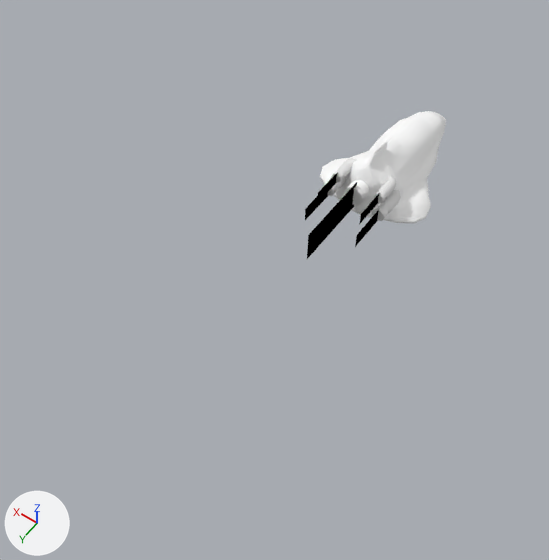
The Blender file trunk/media/models/vehicles/shuttle/shuttle.blend, before and after one commit.
Both versions are drawn from a 50 mm lens placed at (-11.3, 26.2, 25.6), pointed at (2.1, 7.4, -4.0). The lights are fixed; the arrows at lower left show +X, +Y and +Z.

Before the edit, the objects in view are built like this:
```python
ob_plane_001 = bpy.data.objects.new('Plane.001', me_plane_001)
ob_plane_001.parent = ob_shuttle
ob_plane_001.location = (0.00774, 4.597, 0.192)
ob_plane_001.rotation_euler = (1.571, 0.0873, 1.571)  # degrees (90, 5, 90)
ob_plane_001.scale = (2.52, 2.52, 2.52)
ob_plane_002 = bpy.data.objects.new('Plane.002', me_plane_001)
ob_plane_002.parent = ob_shuttle
ob_plane_002.location = (1.129, 4.065, 0.552)
ob_plane_002.rotation_euler = (1.571, 0.0873, 1.571)  # degrees (90, 5, 90)
ob_plane_002.scale = (1.07, 1.07, 1.07)
ob_plane_003 = bpy.data.objects.new('Plane.003', me_plane_003)
ob_plane_003.parent = ob_shuttle
ob_plane_003.location = (1.367, 4.354, -0.199)
ob_plane_003.rotation_euler = (1.571, 0.0873, 1.571)  # degrees (90, 5, 90)
ob_plane_003.scale = (1.26, 1.26, 1.26)
ob_plane_004 = bpy.data.objects.new('Plane.004', me_plane_004)
ob_plane_004.parent = ob_shuttle
ob_plane_004.location = (-1.361, 4.354, -0.199)
ob_plane_004.rotation_euler = (1.571, 0.0873, 1.571)  # degrees (90, 5, 90)
ob_plane_004.scale = (1.26, 1.26, 1.26)
ob_plane_005 = bpy.data.objects.new('Plane.005', me_plane_005)
ob_plane_005.parent = ob_shuttle
ob_plane_005.location = (-1.122, 4.065, 0.552)
ob_plane_005.rotation_euler = (1.571, 0.0873, 1.571)  # degrees (90, 5, 90)
ob_plane_005.scale = (1.07, 1.07, 1.07)
ob_shuttle = bpy.data.objects.new('Shuttle', me_shuttle)
ob_shuttle.location = (0.0, -0.41, -0.18)
ob_shuttle.rotation_euler = (0.0873, 0.0, 0.0)  # degrees (5, 0, 0)
ob_supportengine = bpy.data.objects.new('SupportEngine', me_supportengine)
ob_supportengine.parent = ob_shuttle
ob_supportengine.location = (0.0, -0.0024, 0.294)
ob_supportengine.rotation_euler = (1.484, 0.0, 0.0)  # degrees (85, 0, 0)
ob_supportengine.scale = (1.36, 1.36, 1.36)
```
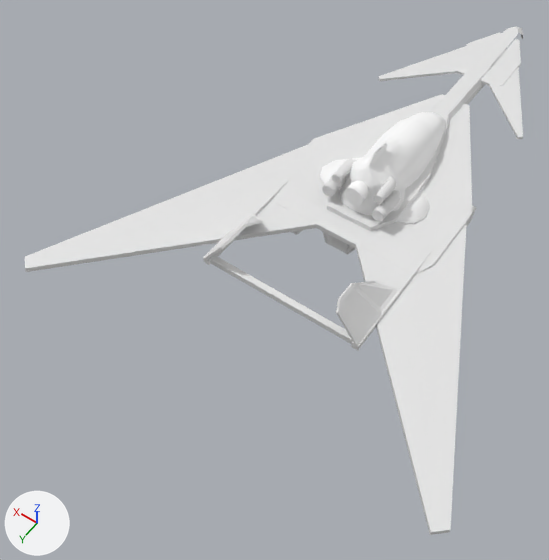
Commit message: - added shuttle launcher

Location of each change, (x1, y1, x2, y2) in pixels of the pictures (549 x 560 px):
'Plane.011', added
    after: (356, 222, 467, 535)
'Plane.014', added
    after: (267, 94, 472, 274)
'Plane.010', added
    after: (25, 145, 317, 272)
'Shuttle', moved
    before: (320, 111, 446, 223)
    after: (319, 112, 446, 224)
'Cube.007', added
    after: (326, 26, 523, 231)
'Cube.013', added
    after: (204, 212, 398, 347)
'Cube.014', added
    after: (203, 178, 352, 344)
'SupportEngine', moved
    before: (322, 158, 401, 221)
    after: (322, 159, 400, 222)
'Plane.012', added
    after: (489, 66, 523, 139)
'Plane.007', added
    after: (379, 47, 464, 81)
'Plane.001', hidden (black)
    before: (307, 182, 357, 259)
'Plane.013', added
    after: (481, 39, 521, 87)
'Plane.006', added
    after: (449, 32, 502, 75)
'Cube.011', added
    after: (351, 249, 431, 351)
'MainEngine', moved
    before: (344, 180, 369, 205)
    after: (344, 181, 369, 206)
'Cube.010', added
    after: (323, 232, 356, 254)
'Plane.004', hidden
    before: (355, 210, 379, 247)
'Plane.002', hidden
    before: (317, 172, 338, 203)
'Plane.003', hidden
    before: (305, 192, 328, 220)
'Plane.005', hidden
    before: (359, 193, 380, 225)
'Cube.008', added
    after: (292, 230, 303, 235)

Patch to the scene script:
```diff
--- a/trunk/media/models/vehicles/shuttle/shuttle.blend.py
+++ b/trunk/media/models/vehicles/shuttle/shuttle.blend.py
@@ me_plane_007 @@
+me_plane_007.from_pydata([(-0.16, -0.09, -0.96), (-0.16, 1.91, -0.96), (-0.16, -0.09, -0.83), (-0.16, 1.91, -0.83), (5.84, 1.91, -0.83), (5.84, 1.91, -0.96), (5.84, 2.17, -0.96), (5.84, 2.17, -0.83), (-0.16, 2.17, -0.83), (-0.16, 2.17, -0.96)], [], [(0, 2, 4, 5), (2, 3, 4), (1, 0, 5), (4, 3, 8, 7), (5, 4, 7, 6), (3, 1, 9, 8), (1, 5, 6, 9), (9, 6, 7, 8)])
@@ me_plane_011 @@
+me_plane_011.from_pydata([(0.04, -0.01, -4.34), (-0.96, -0.01, -4.34), (0.04, -0.01, -3.72), (-0.96, -0.01, -3.72), (-0.96, -3.01, -3.72), (-0.96, -3.01, -4.34), (-1.09, -3.01, -4.34), (-1.09, -3.01, -3.72), (-1.09, -0.01, -3.72), (-1.09, -0.01, -4.34)], [], [(0, 2, 4, 5), (2, 3, 4), (1, 0, 5), (4, 3, 8, 7), (5, 4, 7, 6), (3, 1, 9, 8), (1, 5, 6, 9), (9, 6, 7, 8)])
@@ me_plane_012 @@
+me_plane_012.from_pydata([(0.33, -0.27, -4.34), (0.4, -1.27, -4.34), (0.33, -0.27, -3.72), (0.4, -1.27, -3.72), (-2.6, -1.48, -3.72), (-2.6, -1.48, -4.34), (-2.59, -1.61, -4.34), (-2.59, -1.61, -3.72), (0.4, -1.4, -3.72), (0.4, -1.4, -4.34)], [], [(0, 2, 4, 5), (2, 3, 4), (1, 0, 5), (4, 3, 8, 7), (5, 4, 7, 6), (3, 1, 9, 8), (1, 5, 6, 9), (9, 6, 7, 8)])
@@ ob_shuttle @@
 ob_shuttle = bpy.data.objects.new('Shuttle', me_shuttle)
-ob_shuttle.location = (0.0, -0.41, -0.18)
+ob_shuttle.location = (0.0, -0.39, -0.2)
 ob_shuttle.rotation_euler = (0.0873, 0.0, 0.0)  # degrees (5, 0, 0)
@@ ob_plane_005 @@
 ob_plane_005.scale = (1.07, 1.07, 1.07)
+ob_plane_005.hide_set(True)  # its collection is switched off
@@ ob_plane_004 @@
 ob_plane_004.scale = (1.26, 1.26, 1.26)
+ob_plane_004.hide_set(True)  # its collection is switched off
@@ ob_plane_003 @@
 ob_plane_003.scale = (1.26, 1.26, 1.26)
+ob_plane_003.hide_set(True)  # its collection is switched off
@@ ob_plane_002 @@
 ob_plane_002.scale = (1.07, 1.07, 1.07)
+ob_plane_002.hide_set(True)  # its collection is switched off
@@ ob_plane_001 @@
 ob_plane_001.scale = (2.52, 2.52, 2.52)
+ob_plane_001.hide_set(True)  # its collection is switched off
@@ ob_plane_007 @@
+ob_plane_007 = bpy.data.objects.new('Plane.007', me_plane_007)
+ob_plane_007.location = (1.51, -11.13, 0.0)
+ob_plane_007.rotation_euler = (0.0, 0.0, 0.785)  # degrees (0, 0, 45)
@@ ob_plane_010 @@
+ob_plane_010 = bpy.data.objects.new('Plane.010', me_plane_011)
+ob_plane_010.location = (3.51, -0.66, 0.53)
+ob_plane_010.rotation_euler = (0.0, 0.0, -0.75)  # degrees (0, 0, -43)
+ob_plane_010.scale = (5.4, -5.4, 0.432)
@@ ob_plane_011 @@
+ob_plane_011 = bpy.data.objects.new('Plane.011', me_plane_012)
+ob_plane_011.location = (-5.99, -0.66, 0.53)
+ob_plane_011.rotation_euler = (0.0, 0.0, -0.75)  # degrees (0, 0, -43)
+ob_plane_011.scale = (5.4, -5.4, 0.432)
@@ ob_plane_012 @@
+ob_plane_012 = bpy.data.objects.new('Plane.012', me_plane_007.copy())
+ob_plane_012.location = (-1.55, -11.13, 0.0)
+ob_plane_012.rotation_euler = (0.0, 0.0, -0.785)  # degrees (0, 0, -45)
+ob_plane_012.scale = (-1.0, 1.0, 1.0)
@@ ob_cube_007 @@
+ob_cube_007 = bpy.data.objects.new('Cube.007', me_cube)  # 69 vertices, 65 faces, 1 loose edge; spans x -13.9..5.3, y -0.4..1.1, z -1.9..1.9
+ob_cube_007.location = (0.0, -0.94, -1.79)
+ob_cube_007.rotation_euler = (1.571, 0.0, 1.571)  # degrees (90, 0, 90)
@@ ob_plane_006 @@
+ob_plane_006 = bpy.data.objects.new('Plane.006', me_plane_002)  # 22 vertices, 21 faces; spans x -1.22..0.0, y -3.0..1.69, z -0.11..0.11
+ob_plane_006.location = (1.62, -10.3, -0.9)
@@ ob_cube_008 @@
+ob_cube_008 = bpy.data.objects.new('Cube.008', me_cube_008)  # 24 vertices, 22 faces; spans x -0.6..0.6, y -1.91..5.11, z -0.38..0.38
+ob_cube_008.location = (2.52, 0.54, -1.85)
@@ ob_plane_013 @@
+ob_plane_013 = bpy.data.objects.new('Plane.013', me_plane_002.copy())
+ob_plane_013.location = (-1.65, -10.3, -0.9)
+ob_plane_013.scale = (-1.0, 1.0, 1.0)
@@ ob_plane_014 @@
+ob_plane_014 = bpy.data.objects.new('Plane.014', me_plane_017)  # 36 vertices, 39 faces; spans x -8.06..0.99, y -8.1..3.79, z -0.22..0.22
+ob_plane_014.location = (-3.58, 1.58, -1.21)
+ob_plane_014.scale = (-1.0, 1.0, 1.0)
@@ ob_cube_013 @@
+ob_cube_013 = bpy.data.objects.new('Cube.013', me_cube_017)  # 48 vertices, 44 faces; spans x -0.47..7.78, y -1.96..1.66, z -0.63..1.32
+ob_cube_013.location = (-3.68, 8.49, -0.49)
@@ ob_cube_010 @@
+ob_cube_010 = bpy.data.objects.new('Cube.010', me_cube_020)  # 36 vertices, 34 faces; spans x -1.24..1.24, y -2.43..-1.35, z -5.19..4.95
+ob_cube_010.location = (0.0, 0.0, 0.0)
+ob_cube_010.rotation_euler = (1.571, 0.0, 0.0)  # degrees (90, 0, 0)
@@ ob_cube_011 @@
+ob_cube_011 = bpy.data.objects.new('Cube.011', me_cube_021)  # a box spanning x -1.46..4.83, y -0.17..0.17, z -0.17..0.17
+ob_cube_011.location = (-3.97, 5.31, -1.13)
+ob_cube_011.rotation_euler = (1.571, 0.0, 1.571)  # degrees (90, 0, 90)
@@ ob_cube_014 @@
+ob_cube_014 = bpy.data.objects.new('Cube.014', me_cube_022)  # a box spanning x -1.46..4.83, y -0.17..0.17, z -0.17..0.17; a box spanning x 4.41..4.72, y -0.15..0.15, z -7.92..0.03
+ob_cube_014.location = (3.93, 5.31, -1.13)
+ob_cube_014.rotation_euler = (1.571, 0.0, 1.571)  # degrees (90, 0, 90)
```
